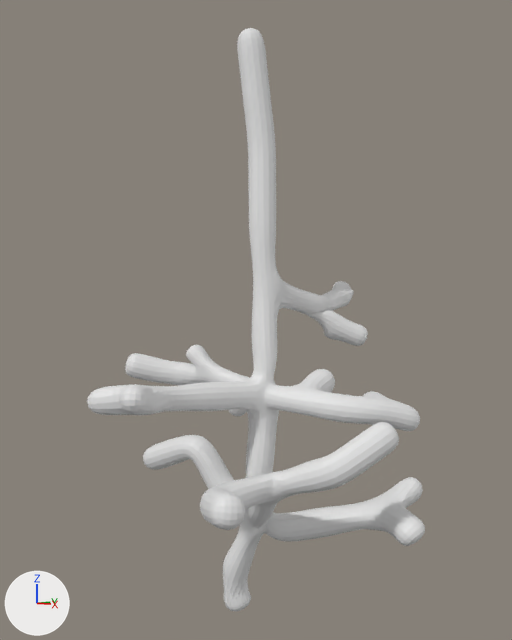
One commit to the Blender file asset_src/trees.blend: the scene before it, then after it.
Both versions are drawn from a 50 mm lens placed at (8.59, -8.3, 5.19), pointed at (0.58, 0.15, 4.44). Arrows for +X, +Y and +Z are at lower left; the lights stay in place. The same objects are shown in both versions, whatever each file hides.
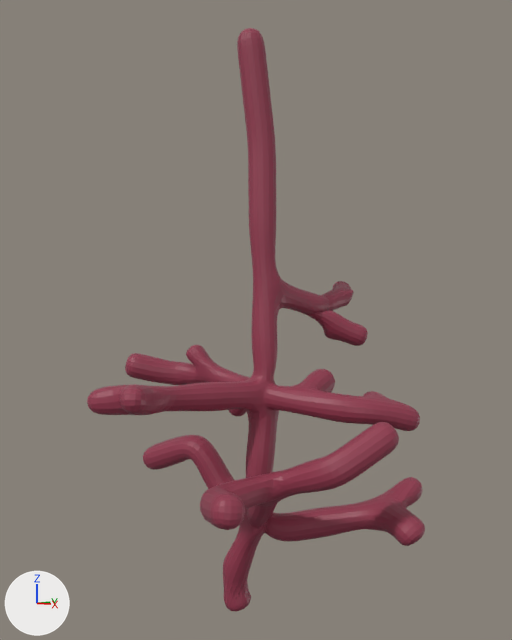
Where the change shows, as pixel boxes (x1, y1, x2, y2) in the pictures (512 x 640 px):
'Cube', surface changed (grey to brown)
    both: (87, 28, 425, 611)

Diff of the bpy script that builds the scene:
```diff
--- a/asset_src/trees.blend.py
+++ b/asset_src/trees.blend.py
@@ img_palette_png @@
+img_palette_png = load_image('palette.png', '../src/assets/textures/palette.png', 248, 8, 'sRGB')
@@ mat_material @@
 mat_material = principled_material('Material')
-mat_material.base_color = (0.8, 0.8, 0.8)  # white #e7e7e7
+mat_material.texture = img_palette_png
```
